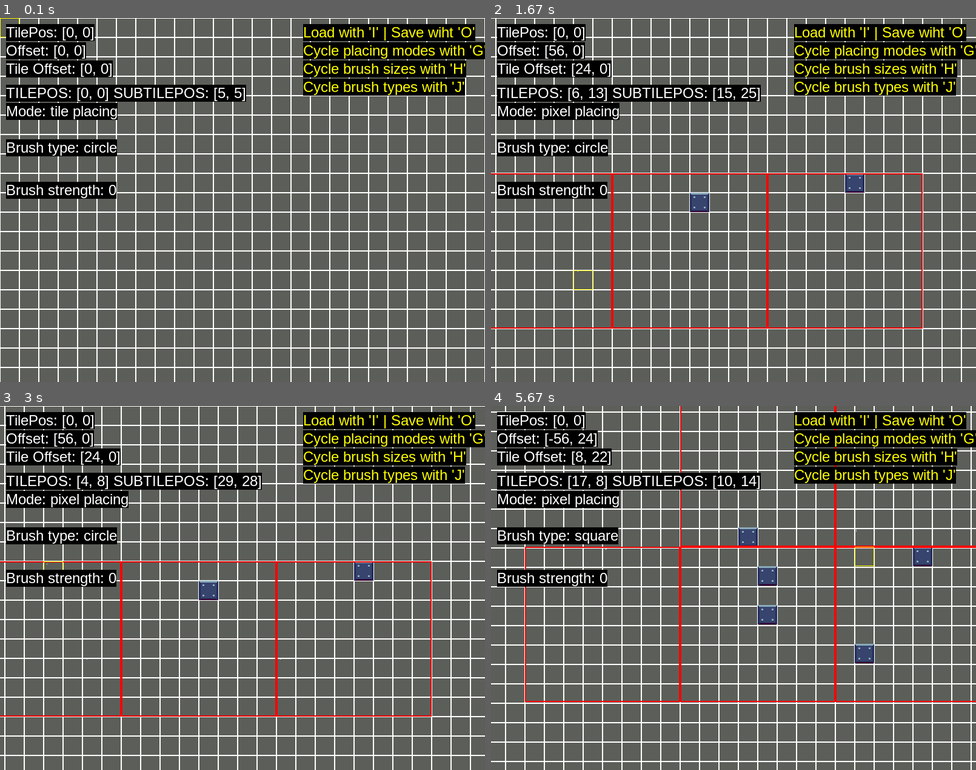
Above: before the commit, frames 1-4 (two rows, left to right).
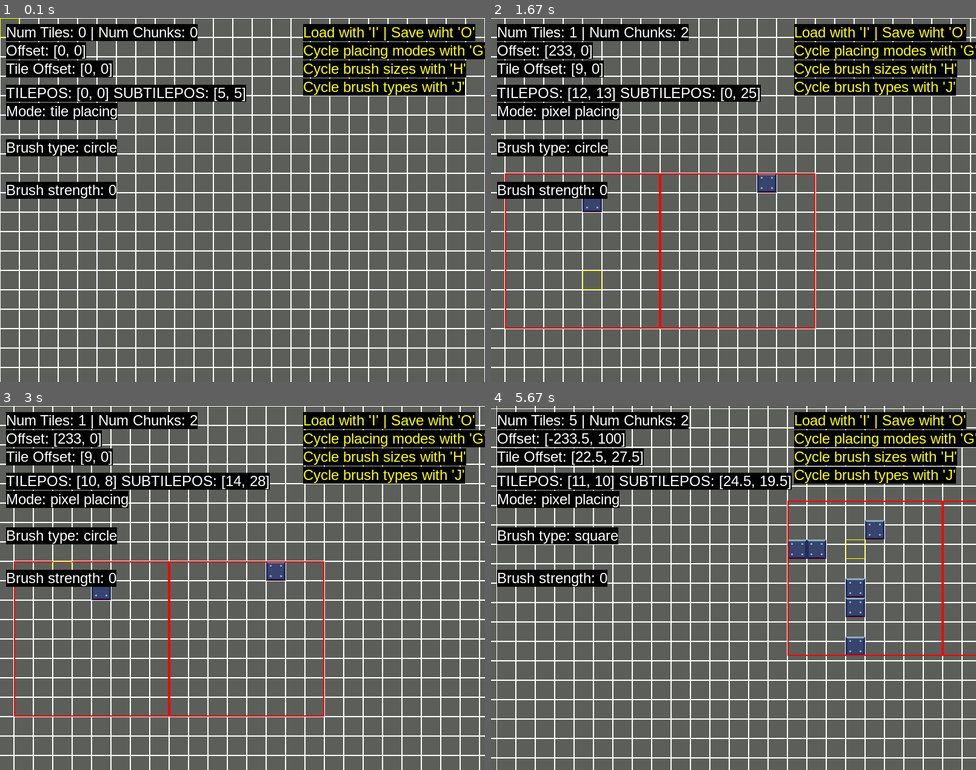
Above: after the commit, the same moments.

Repository: tea-enjoyer11/PlatformerGame0
Game: pygame game, started from leveleditor.py
Two runs of this game, one before a commit and one after it. Both use one fixed random seed, a clock stepped at 60 frames per second and the inputs below.
Inputs (mouse positions are in pixels of both pictures, inside the frame that each line leads up to):
- Up to frame 1 (0.1 s): no input
- Up to frame 2 (1.67 s): click (733, 200) at 0.38 s; hold D 0.67-1.13 s; tap J at 0.73, 1.03 s; click (888, 189) at 0.75 s; tap G at 0.82 s; click (782, 280) at 1.22 s; click (583, 287) at 1.55 s
- Up to frame 3 (3 s): click "Brush strength: 0" at 2.72 s
- Up to frame 4 (5.67 s): hold A 3-3.53 s; tap J at 3.07, 3.37, 3.63, 3.97, 4.27, 4.4, 5.47 s; click (558, 577) at 3.08 s; tap G at 3.15, 4.48 s; hold S 3.57-3.87 s; click (738, 624) at 3.65 s; hold A 3.9-4.3 s; click (718, 526) at 3.98 s; hold W 4.33-4.7 s; click (859, 646) at 4.42 s; hold S from 5.4 s (still down); click (859, 555) at 5.48 s

The runs differ from the first frame. In frame 1, 1.2% of the frame differs, in the area x 1-41%, y 1-7%; in frame 2, 13%; in frame 3, 13%; in frame 4, 25%, in the area x 0-100%, y 0-100%.

Commit message:
prerender verbessert, trotzdem noch einen bug!

Diff:
--- a/Scripts/tiles.py
+++ b/Scripts/tiles.py
@@ -1,5 +1,7 @@
 from pprint import pprint
 from copy import deepcopy
+from itertools import chain
+from queue import Queue
 import os
 from Scripts.CONFIG import *
 from Scripts.CONFIG import Vector2
@@ -51,13 +53,13 @@
         self.size = (TILESIZE, TILESIZE)
         self.img_idx = 0
 
-    def __repr__(self) -> str:
-        return f"<{self.pos=}, {self.type=}, {self.img_idx=}>"
-
     def serialize(self):  # TODO funktion mal schreiben!
         s = save_compressed_pickle(self)
         ss = save_pickle(self)
         print(len(s), len(ss))
+
+    def __repr__(self) -> str:
+        return f"<{self.pos=}, {self.type=}, {self.img_idx=}>"
 
 
 class CustomTile(Tile):
@@ -178,7 +180,8 @@
 
 class Chunk:
     __slots__ = ("parent", "pos", "size", "_tiles", "_ghost_tiles", "_pre_renderd_surf",
-                 "_pre_renderd_surf_size", "pre_render_offset")
+                 "_pre_renderd_surf_size", "pre_render_offset",
+                 "_last_pre_render_data", "_pre_render_data")
     default_pre_renderd_surf_size = Vector2(CHUNKSIZE * TILESIZE, CHUNKSIZE * TILESIZE)
 
     def __init__(self, parent: "TileMap", pos: Vector2, size) -> None:
@@ -191,6 +194,8 @@
         self._pre_renderd_surf: Surface = None
         self._pre_renderd_surf_size: Vector2 = None
         self.pre_render_offset = Vector2(0)
+        self._last_pre_render_data = None
+        self._pre_render_data = None
 
     def copy(self) -> "Chunk":
         return deepcopy(self)
@@ -243,13 +248,23 @@
         return len(self._tiles)
 
     def remove(self, pos: Vector2) -> None:
+        self._last_pre_render_data = self._calc_pre_render_data()
+        ret = False
         pos = (pos[0] % CHUNKSIZE, pos[1] % CHUNKSIZE)
         if pos in self._tiles:
             del self._tiles[pos]
-
-    def add(self, tile: Tile) -> None:
+            self.parent.add_to_pre_render_queue(self)
+            ret = True
+        self._pre_render_data = self._calc_pre_render_data()
+        return ret
+
+    def add(self, tile: Tile) -> bool:
+        self._last_pre_render_data = self._calc_pre_render_data()
+        ret = False
         pos = tuple(tile.pos)
         pos = (pos[0] % CHUNKSIZE, pos[1] % CHUNKSIZE)
+        if pos not in self._tiles:
+            ret = True
         self._tiles[pos] = tile
 
         on_edge = self._tile_is_on_edge(tile)
@@ -269,8 +284,12 @@
                         ghost_pos = tile.pos - Vector2(0, i)
                         if ghost_pos[1] < self.pos.y * CHUNKSIZE:
                             rel_chunk.add_ghost_tile(tile, ghost_pos)
+                            self.parent.add_to_pre_render_queue(rel_chunk)
+        self._pre_render_data = self._calc_pre_render_data()
+        return ret
 
     def add_pixel(self, tile_pos: Vector2, pixel_pos: Vector2) -> None:
+        self._last_pre_render_data = self._calc_pre_render_data()
         pos = tuple(tile_pos)
         pos = (pos[0] % CHUNKSIZE, pos[1] % CHUNKSIZE)
         custom_tile: CustomTile = None
@@ -285,8 +304,10 @@
             self._tiles[pos] = custom_tile
         custom_tile.add_pixel(pixel_pos)
         custom_tile.pre_render()
+        self._pre_render_data = self._calc_pre_render_data()
 
     def extend_pixels(self, data: list[Vector2], start_tile_pos: Vector2, start_pixel_pos: Vector2, color: tuple = (255, 255, 255)) -> None:
+        self._last_pre_render_data = self._calc_pre_render_data()
         start_pixel_pos = Vector2(start_pixel_pos.x % CHUNKSIZE, start_pixel_pos.y % CHUNKSIZE)
         buffer: dict[tuple, list[tuple]] = {tuple(start_tile_pos): []}
 
@@ -342,12 +363,23 @@
                 self._tiles[pos] = custom_tile
             custom_tile.extend_pixels(data, color=color)
             custom_tile.pre_render()
+        self._pre_render_data = self._calc_pre_render_data()
 
     def extend(self, tiles: list[Tile]) -> None:
+        self._last_pre_render_data = self._calc_pre_render_data()
         for tile in tiles:
             pos = tuple(tile.pos)
             pos = (pos[0] % CHUNKSIZE, pos[1] % CHUNKSIZE)
             self._tiles[pos] = tile
+        self._pre_render_data = self._calc_pre_render_data()
+
+    def _calc_pre_render_data(self) -> None:
+        return chain(self._tiles.items(), self._ghost_tiles.items())
+
+    def pre_render_needed(self) -> bool:
+        h1 = hash(self._last_pre_render_data)
+        h2 = hash(self._pre_render_data)
+        return not h1 == h2
 
     def add_ghost_tile(self, tile: Tile, pos: Vector2, raw_pos: bool = False):
         pos_ = None
@@ -384,6 +416,9 @@
         return [on_top_edge, on_right_edge, on_bottom_edge, on_left_edge]
 
     def pre_render(self):
+        if not self.pre_render_needed():
+            return
+
         l = []
         global_tile_offset = Vector2(0)
 
@@ -490,7 +525,8 @@
 
 
 class TileMap:
-    __slots__ = ("_chunks", "chunk_size", "amount_of_tiles", "culling_offset")
+    __slots__ = ("_chunks", "chunk_size", "amount_of_tiles",
+                 "amount_of_chunks", "culling_offset", "_pre_render_queue")
 
     def __init__(self, chunk_size=(CHUNKSIZE, CHUNKSIZE)) -> None:
         # self._tiles: dict[tuple, Tile] = {}
@@ -499,6 +535,8 @@
         self.chunk_size = chunk_size
 
         self.amount_of_tiles = 0
+        self.amount_of_chunks = 0
+        self._pre_render_queue: Queue[Chunk] = Queue()
 
         self.culling_offset = Vector2(
             RES.x // TILESIZE / 4,
@@ -507,25 +545,46 @@
 
     def pre_render_chunks(self) -> None:
         # TODO einen weg finden nur zu prerendern, falls sich was verändert hat. vllt hash von _tiles in _chunks nehmen und das vergleichen?
-        [c.pre_render() for c in self._chunks.values()]
+        # Chunk.pre_render_needed() ist eine Idee, funktioniert in der Praxis aber nicht gut.
+        # vllt kann man eine Liste oder Queue haben, wo man die Chunks, die neu sind und noch nicht geprerenderd wurden
+        # reinpackt und erst entfernt, wenn diese Funktion durch diese Liste durchgegangen ist.
+
+        # New approach
+        while not self._pre_render_queue.empty():
+            c = self._pre_render_queue.get()
+            c.pre_render()
+
+        # Old approach
+        # [c.pre_render() for c in self._chunks.values()]  # if c.pre_render_needed()]
 
     def remove(self, pos: Vector2) -> None:
         related_chunk_pos = (pos.x // self.chunk_size[0], pos.y // self.chunk_size[1])
         if related_chunk_pos in self._chunks:
-            self._chunks[related_chunk_pos].remove(pos)
+            chunk = self._chunks[related_chunk_pos]
+            if chunk.remove(pos):
+                self.amount_of_tiles -= 1
+                self.add_to_pre_render_queue(chunk)  # TODO checken ob das keinen fehler aufwirft, weil der chunk später auch entfernt werden kann!
             if not self._chunks[related_chunk_pos].is_empty():
                 del self._chunks[related_chunk_pos]
+                self.amount_of_chunks -= 1
+
+    def add_to_pre_render_queue(self, chunk: Chunk) -> None:
+        self._pre_render_queue.put(chunk)
 
     def add(self, tile: Tile) -> None:
         related_chunk_pos = (tile.pos.x // self.chunk_size[0], tile.pos.y // self.chunk_size[1])
 
         if related_chunk_pos not in self._chunks:
             # chunk_pos = (related_chunk_pos[0] * TILESIZE, related_chunk_pos[1] * TILESIZE)
-            self._chunks[related_chunk_pos] = Chunk(self, related_chunk_pos, size=self.chunk_size)
+            c = Chunk(self, related_chunk_pos, size=self.chunk_size)
+            self._chunks[related_chunk_pos] = c
+            self.amount_of_chunks += 1
+            self.add_to_pre_render_queue(c)
 
         chunk = self._chunks[related_chunk_pos]
-        chunk.add(tile)
-        self.amount_of_tiles += 1
+        if chunk.add(tile):
+            self.amount_of_tiles += 1
+            self.add_to_pre_render_queue(chunk)
 
     def add_pixel(self, tile_pos: Vector2, pixel_pos: Vector2) -> None:
         related_chunk_pos = (tile_pos.x // self.chunk_size[0], tile_pos.y // self.chunk_size[1])
@@ -557,8 +616,9 @@
                 self._chunks[related_chunk_pos] = Chunk(self, related_chunk_pos, size=self.chunk_size)
 
             chunk = self._chunks[related_chunk_pos]
-            chunk.add(tile)
-        self.amount_of_tiles += len(tiles)
+            if chunk.add(tile):
+                self.amount_of_tiles += 1
+                self.add_to_pre_render_queue(chunk)
 
     def get(self, pos: tuple) -> Tile:
         if not isinstance(pos, tuple):
--- /dev/null
+++ b/dadadad.py
@@ -0,0 +1,51 @@
+from itertools import chain
+import time
+
+
+class Example:
+    def __init__(self):
+        # self._tiles = {'a': 1, 'b': 2}
+        # self._ghost_tiles = {'c': 3, 'd': 4}
+        self._tiles = {f'key_{i}': i for i in range(1000000)}
+        self._ghost_tiles = {f'ghost_key_{i}': i for i in range(1000000, 2000000)}
+
+    def combine_items1(self):
+        # Option 1: Using update method
+        combined_dict = {}
+        combined_dict.update(self._tiles)
+        combined_dict.update(self._ghost_tiles)
+        combined_items_1 = combined_dict.items()
+        return None
+        return combined_items_1
+
+    def combine_items2(self):
+        # Option 2: Using dictionary comprehension
+        combined_dict_2 = {**self._tiles, **self._ghost_tiles}
+        combined_items_2 = combined_dict_2.items()
+        return None
+        return combined_dict_2
+
+    def combine_items3(self):
+
+        # Option 3: Using itertools.chain
+        from itertools import chain
+        combined_items_3 = chain(self._tiles.items(), self._ghost_tiles.items())
+
+        # Return all combined items as lists for demonstration
+        return None
+        return combined_items_3
+
+
+example = Example()
+
+t1 = time.perf_counter()
+print("Combined items (update):", example.combine_items1())
+print(time.perf_counter() - t1)
+t1 = time.perf_counter()
+print("Combined items (comprehension):", example.combine_items2())
+print(time.perf_counter() - t1)
+t1 = time.perf_counter()
+print("Combined items (chain):", example.combine_items3())
+print(time.perf_counter() - t1)
+
+print(hash(example.combine_items3()))
--- a/leveleditor.py
+++ b/leveleditor.py
@@ -155,13 +155,13 @@
     y_off = offset.y % TILESIZE
 
     if up:
-        offset.y -= 2 * (1 + int(ctrl) * 4)
+        offset.y -= 2 * (1 + int(ctrl) * 4) * 1 / 4 * dt
     if down:
-        offset.y += 2 * (1 + int(ctrl) * 4)
+        offset.y += 2 * (1 + int(ctrl) * 4) * 1 / 4 * dt
     if left:
-        offset.x -= 2 * (1 + int(ctrl) * 4)
+        offset.x -= 2 * (1 + int(ctrl) * 4) * 1 / 4 * dt
     if right:
-        offset.x += 2 * (1 + int(ctrl) * 4)
+        offset.x += 2 * (1 + int(ctrl) * 4) * 1 / 4 * dt
 
     if clicks[0]:
         if mode == 0:
@@ -209,7 +209,7 @@
     draw_text(screen, f"Cycle placing modes with 'G'", (500, 40), color="yellow", background_color="black")
     draw_text(screen, f"Cycle brush sizes with 'H'", (500, 70), color="yellow", background_color="black")
     draw_text(screen, f"Cycle brush types with 'J'", (500, 100), color="yellow", background_color="black")
-    draw_text(screen, f"TilePos: {highlight_tile_pos}", (10, 10), background_color="black")
+    draw_text(screen, f"Num Tiles: {tilemap.amount_of_tiles} | Num Chunks: {tilemap.amount_of_chunks}", (10, 10), background_color="black")
     draw_text(screen, f"Offset: {offset}", (10, 40), background_color="black")
     draw_text(screen, f"Tile Offset: {Vector2(x_off, y_off)}", (10, 70), background_color="black")
     draw_text(screen, f"TILEPOS: {tile_position} SUBTILEPOS: {sub_tile_position}", (10, 110), background_color="black")
